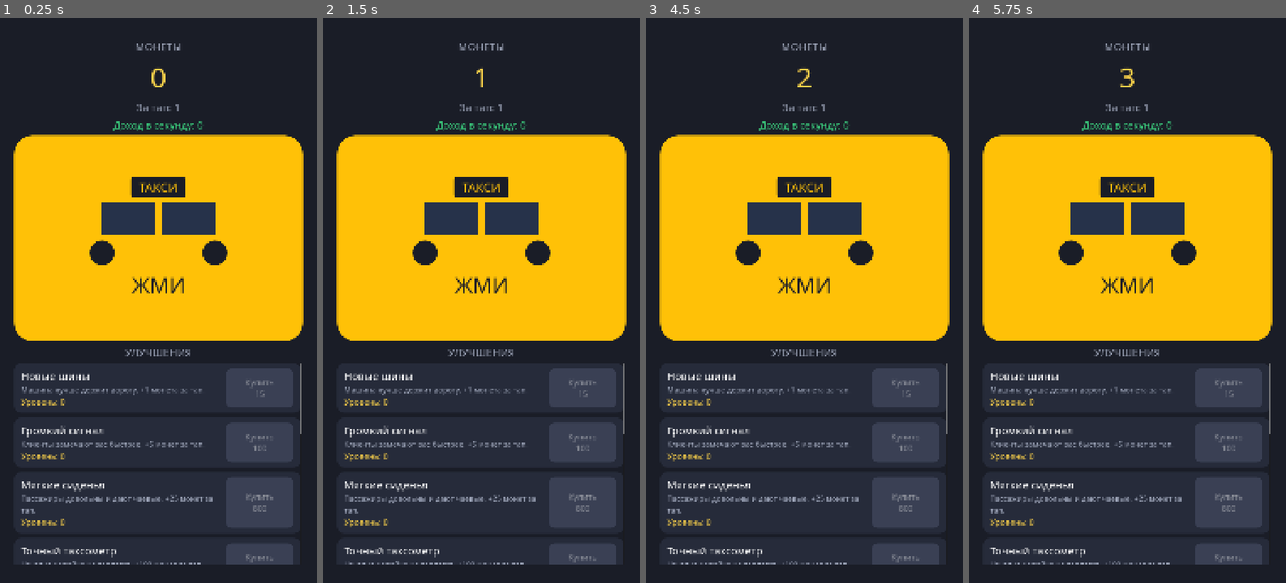
Above: before the commit, frames 1-4 (left to right).
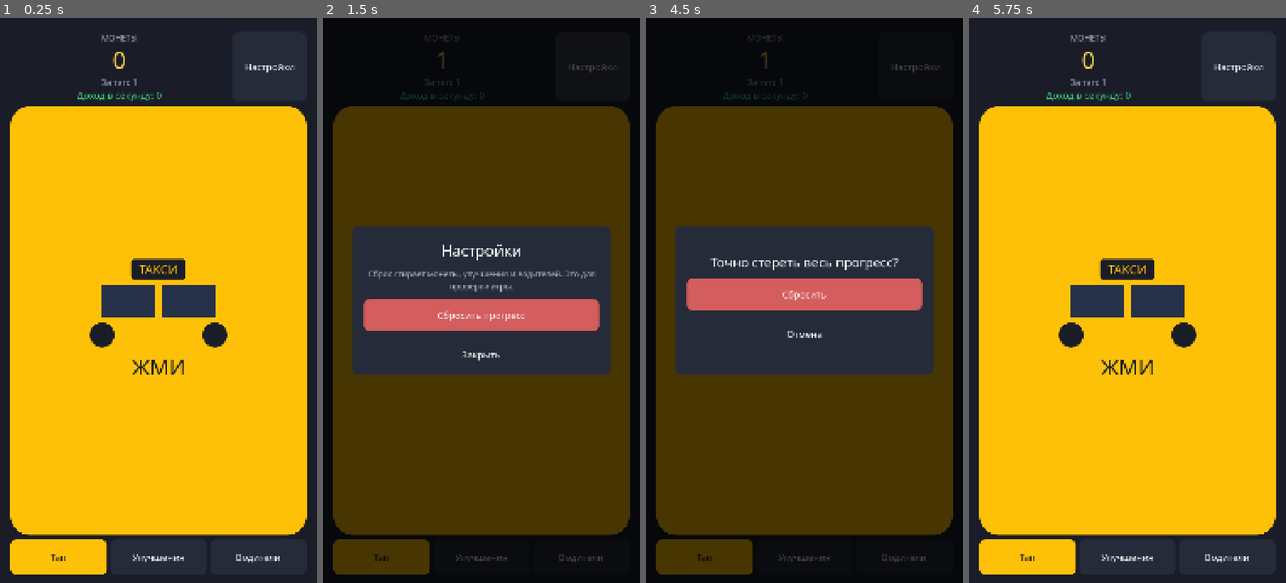
Above: after the commit, the same moments.

Repository: bogdan22807/play1
Game: Godot game, scene res://scenes/main.tscn
Two runs of this game, one before a commit and one after it. Both use one fixed random seed, a clock stepped at 60 frames per second and the inputs below.
Inputs (mouse positions are in pixels of both pictures, inside the frame that each line leads up to; where the layout moved, square brackets give the same spot in the first picture):
- Up to frame 1 (0.25 s): no input
- Up to frame 2 (1.5 s): click (481, 323) [481, 238] at 0.5 s; click (592, 68) at 1.25 s, where only the run after the commit has a clickable "Настройки"
- Up to frame 3 (4.5 s): click (706, 554) at 2 s, where only the run after the commit has a clickable "Тап"; click (804, 554) at 2.75 s, where only the run after the commit has a clickable "Улучшения"; click (902, 554) at 3.5 s, where only the run after the commit has a clickable "Водители"; click (804, 317) at 4.25 s, where only the run after the commit has a clickable "Сбросить прогресс"
- Up to frame 4 (5.75 s): click (1127, 294) at 5 s, where only the run after the commit has a clickable "Сбросить"

The runs differ from the first frame. In frame 1, 48% of the frame differs, in the area x 3-97%, y 3-99%; in frame 2, 90%; in frame 3, 90%, in the area x 0-100%, y 0-100%; in frame 4, 48%.

Commit message:
Вкладки, анимация тапа и сброс прогресса.
Внизу экрана переключение Тап / Улучшения / Водители. Тап пружинит и показывает +N. В настройках можно стереть сохранение.

Co-authored-by: bogdan22807 <bogdan22807@users.noreply.github.com>

Diff:
--- a/autoload/game_state.gd
+++ b/autoload/game_state.gd
@@ -12,6 +12,8 @@
 signal drivers_changed
 ## Изменился пассивный доход в секунду.
 signal income_changed(income: float)
+## Пора показать окно «Пока вас не было».
+signal offline_reward_ready
 
 ## Сколько монет даёт тап без улучшений.
 const BASE_TAP_POWER: float = 1.0
@@ -21,6 +23,10 @@
 const MAX_INCOME_STEP := 1.0
 const SAVE_PATH := "user://save.json"
 const AUTOSAVE_SECONDS := 10.0
+## Доход копится не дольше 8 часов отсутствия.
+const MAX_OFFLINE_SECONDS := 8.0 * 60.0 * 60.0
+## Короткий перезапуск не показывает окно.
+const MIN_OFFLINE_SECONDS := 5
 
 ## Текущие монеты игрока.
 var coins: float = 0.0
@@ -32,9 +38,15 @@
 ## id водителя -> сколько таких водителей нанято.
 var _driver_counts: Dictionary = {}
 var _income_per_second: float = 0.0
-## Время последнего сохранения. Нужно, чтобы потом посчитать офлайн-доход.
+## Время последнего сохранения. От него считаем, сколько игра не работала.
 var _last_exit_unix: int = 0
 var _autosave_left: float = AUTOSAVE_SECONDS
+## Награда за отсутствие. В монеты попадает только после кнопки «Забрать».
+var _offline_coins: float = 0.0
+var _offline_seconds: float = 0.0
+var _offline_capped: bool = false
+## Телефон свернули: пока игра на паузе, доход в _process не капает.
+var _paused_in_background: bool = false
 
 
 func _ready() -> void:
@@ -64,8 +76,21 @@
 
 ## Сворачивание, уход в фон и закрытие окна сразу пишут сохранение.
 func _notification(what: int) -> void:
+	if what == NOTIFICATION_APPLICATION_PAUSED:
+		_paused_in_background = true
+		save_game()
+		return
+	if what == NOTIFICATION_APPLICATION_RESUMED and _paused_in_background:
+		_paused_in_background = false
+		# Пока игра была свёрнута, _process не шёл. Догоняем это время один раз.
+		_refresh_offline_reward()
+		if _fold_offline_dust():
+			coins_changed.emit(coins)
+		if has_offline_reward():
+			offline_reward_ready.emit()
+		save_game()
+		return
 	if what == NOTIFICATION_WM_CLOSE_REQUEST \
-			or what == NOTIFICATION_APPLICATION_PAUSED \
 			or what == NOTIFICATION_APPLICATION_FOCUS_OUT \
 			or what == NOTIFICATION_WM_WINDOW_FOCUS_OUT \
 			or what == NOTIFICATION_WM_GO_BACK_REQUEST:
@@ -174,7 +199,53 @@
 	return _income_per_second
 
 
-func _recalc_income() -> void:
+func has_offline_reward() -> bool:
+	return _offline_coins >= 1.0
+
+
+func get_offline_coins() -> float:
+	return _offline_coins
+
+
+func get_offline_seconds() -> float:
+	return _offline_seconds
+
+
+func is_offline_capped() -> bool:
+	return _offline_capped
+
+
+## Стирает прогресс и сразу записывает пустое сохранение. Кнопка лежит в настройках.
+func reset_progress() -> void:
+	coins = 0.0
+	_upgrade_levels.clear()
+	_driver_counts.clear()
+	_offline_coins = 0.0
+	_offline_seconds = 0.0
+	_offline_capped = false
+	_recalc_income()
+	coins_changed.emit(coins)
+	tap_power_changed.emit(get_tap_power())
+	upgrades_changed.emit()
+	drivers_changed.emit()
+	save_game()
+
+
+## Игрок нажал «Забрать». До этого момента монеты за отсутствие только ждут.
+func collect_offline_reward() -> float:
+	var amount: float = _offline_coins
+	if amount <= 0.0:
+		return 0.0
+	coins += amount
+	_offline_coins = 0.0
+	_offline_seconds = 0.0
+	_offline_capped = false
+	coins_changed.emit(coins)
+	save_game()
+	return amount
+
+
+func _sum_income() -> float:
 	var total: float = 0.0
 	for raw: Variant in _driver_defs:
 		if typeof(raw) != TYPE_DICTIONARY:
@@ -183,8 +254,50 @@
 		var driver_id: String = str(info.get("id", ""))
 		var per_second: float = float(info.get("income_per_second", 0))
 		total += per_second * float(get_driver_count(driver_id))
-	_income_per_second = total
+	return total
+
+
+func _recalc_income() -> void:
+	_income_per_second = _sum_income()
 	income_changed.emit(_income_per_second)
+
+
+## Считает награду: старое ожидание плюс время с последнего сохранения, но не больше 8 часов.
+func _refresh_offline_reward(saved_coins: float = -1.0, saved_seconds: float = -1.0) -> void:
+	var base_coins: float = _offline_coins if saved_coins < 0.0 else saved_coins
+	var base_seconds: float = _offline_seconds if saved_seconds < 0.0 else saved_seconds
+	var gap: int = 0
+	if _last_exit_unix > 0:
+		gap = int(Time.get_unix_time_from_system()) - _last_exit_unix
+		if gap < 0:
+			gap = 0
+	var total_seconds: float = base_seconds + float(gap)
+	_offline_capped = total_seconds > MAX_OFFLINE_SECONDS
+	if _offline_capped:
+		total_seconds = MAX_OFFLINE_SECONDS
+	var income: float = _sum_income()
+	if total_seconds < float(MIN_OFFLINE_SECONDS) or income <= 0.0:
+		if base_coins >= 1.0:
+			_offline_coins = base_coins
+			_offline_seconds = base_seconds
+			return
+		_offline_coins = 0.0
+		_offline_seconds = 0.0
+		_offline_capped = false
+		return
+	_offline_seconds = total_seconds
+	_offline_coins = income * total_seconds
+
+
+## Копейки за пару секунд кладём в кошелёк без окна.
+func _fold_offline_dust() -> bool:
+	if _offline_coins <= 0.0 or _offline_coins >= 1.0:
+		return false
+	coins += _offline_coins
+	_offline_coins = 0.0
+	_offline_seconds = 0.0
+	_offline_capped = false
+	return true
 
 
 func _scaled_cost(base_cost: float, growth: float, owned: int) -> float:
@@ -216,6 +329,8 @@
 		"upgrades": _upgrade_levels.duplicate(),
 		"drivers": _driver_counts.duplicate(),
 		"last_exit_unix": _last_exit_unix,
+		"pending_offline_coins": _offline_coins,
+		"pending_offline_seconds": _offline_seconds,
 	}
 	var file := FileAccess.open(SAVE_PATH, FileAccess.WRITE)
 	if file == null:
@@ -243,6 +358,10 @@
 	_upgrade_levels = _read_count_dict(data.get("upgrades", {}))
 	_driver_counts = _read_count_dict(data.get("drivers", {}))
 	_last_exit_unix = maxi(0, int(data.get("last_exit_unix", 0)))
+	var saved_offline: float = maxf(0.0, float(data.get("pending_offline_coins", 0)))
+	var saved_seconds: float = maxf(0.0, float(data.get("pending_offline_seconds", 0)))
+	_refresh_offline_reward(saved_offline, saved_seconds)
+	_fold_offline_dust()
 
 
 func _read_count_dict(raw: Variant) -> Dictionary:
--- a/scripts/main.gd
+++ b/scripts/main.gd
@@ -15,16 +15,34 @@
 const COLOR_BUY_PRESSED := Color("2c63d6")
 const COLOR_DISABLED := Color("3a4054")
 const COLOR_INCOME := Color("3ddc84")
+const COLOR_DANGER := Color("d45d5d")
+
+const PAGE_TAP := 0
+const PAGE_UPGRADES := 1
+const PAGE_DRIVERS := 2
 
 var _coins_label: Label
 var _tap_label: Label
 var _income_label: Label
 var _taxi_button: Button
+var _tap_page: Control
+var _upgrades_page: Control
+var _drivers_page: Control
 var _upgrade_list: VBoxContainer
+var _driver_list: VBoxContainer
+var _tab_buttons: Array[Button] = []
+var _float_layer: Control
+var _tap_tween: Tween
+var _settings_layer: Control
+var _settings_menu: VBoxContainer
+var _settings_confirm: VBoxContainer
 ## id улучшения -> подписи и кнопка этой строки.
 var _upgrade_rows: Dictionary = {}
 ## id водителя -> подписи и кнопка этой строки.
 var _driver_rows: Dictionary = {}
+var _offline_layer: Control
+var _offline_label: Label
+var _offline_time_label: Label
 
 
 func _ready() -> void:
@@ -35,12 +53,14 @@
 	GameState.upgrades_changed.connect(_on_upgrades_changed)
 	GameState.drivers_changed.connect(_on_drivers_changed)
 	GameState.income_changed.connect(_on_income_changed)
+	GameState.offline_reward_ready.connect(_show_offline_popup)
 	# Сигнал из автозагрузки мог прийти раньше, чем экран подписался. Берём числа ещё раз.
 	_on_coins_changed(GameState.coins)
 	_on_tap_power_changed(GameState.get_tap_power())
 	_on_income_changed(GameState.get_income_per_second())
 	_refresh_upgrades()
 	_refresh_drivers()
+	_show_offline_popup()
 
 
 func _apply_theme() -> void:
@@ -71,71 +91,151 @@
 
 	var margin := MarginContainer.new()
 	margin.set_anchors_and_offsets_preset(Control.PRESET_FULL_RECT)
-	margin.add_theme_constant_override("margin_left", 48)
-	margin.add_theme_constant_override("margin_right", 48)
-	margin.add_theme_constant_override("margin_top", 72)
-	margin.add_theme_constant_override("margin_bottom", 64)
+	margin.add_theme_constant_override("margin_left", 36)
+	margin.add_theme_constant_override("margin_right", 36)
+	margin.add_theme_constant_override("margin_top", 48)
+	margin.add_theme_constant_override("margin_bottom", 28)
 	add_child(margin)
 
 	var column := VBoxContainer.new()
 	column.size_flags_horizontal = Control.SIZE_EXPAND_FILL
 	column.size_flags_vertical = Control.SIZE_EXPAND_FILL
-	column.add_theme_constant_override("separation", 12)
+	column.add_theme_constant_override("separation", 16)
 	margin.add_child(column)
+
+	column.add_child(_build_header())
+
+	var pages := Control.new()
+	pages.size_flags_horizontal = Control.SIZE_EXPAND_FILL
+	pages.size_flags_vertical = Control.SIZE_EXPAND_FILL
+	column.add_child(pages)
+
+	_tap_page = _build_tap_page()
+	_tap_page.set_anchors_and_offsets_preset(Control.PRESET_FULL_RECT)
+	pages.add_child(_tap_page)
+
+	_upgrades_page = _build_scroll_page()
+	_upgrades_page.set_anchors_and_offsets_preset(Control.PRESET_FULL_RECT)
+	pages.add_child(_upgrades_page)
+	_upgrade_list = _upgrades_page.get_child(0).get_child(0) as VBoxContainer
+	_build_upgrade_rows()
+
+	_drivers_page = _build_scroll_page()
+	_drivers_page.set_anchors_and_offsets_preset(Control.PRESET_FULL_RECT)
+	pages.add_child(_drivers_page)
+	_driver_list = _drivers_page.get_child(0).get_child(0) as VBoxContainer
+	_build_driver_rows()
+
+	column.add_child(_build_tab_bar())
+	_show_page(PAGE_TAP)
+	_build_settings_popup()
+	_build_offline_popup()
+
+
+func _build_header() -> HBoxContainer:
+	var header := HBoxContainer.new()
+	header.add_theme_constant_override("separation", 16)
+	header.alignment = BoxContainer.ALIGNMENT_CENTER
+
+	var text_box := VBoxContainer.new()
+	text_box.size_flags_horizontal = Control.SIZE_EXPAND_FILL
+	text_box.add_theme_constant_override("separation", 0)
+	header.add_child(text_box)
 
 	var caption := Label.new()
 	caption.text = "МОНЕТЫ"
 	caption.horizontal_alignment = HORIZONTAL_ALIGNMENT_CENTER
-	caption.add_theme_font_size_override("font_size", 36)
+	caption.add_theme_font_size_override("font_size", 28)
 	caption.add_theme_color_override("font_color", COLOR_MUTED)
-	column.add_child(caption)
+	text_box.add_child(caption)
 
 	_coins_label = Label.new()
 	_coins_label.horizontal_alignment = HORIZONTAL_ALIGNMENT_CENTER
-	_coins_label.add_theme_font_size_override("font_size", 96)
+	_coins_label.add_theme_font_size_override("font_size", 80)
 	_coins_label.add_theme_color_override("font_color", COLOR_GOLD)
-	column.add_child(_coins_label)
+	text_box.add_child(_coins_label)
 
 	_tap_label = Label.new()
 	_tap_label.horizontal_alignment = HORIZONTAL_ALIGNMENT_CENTER
-	_tap_label.add_theme_font_size_override("font_size", 36)
+	_tap_label.add_theme_font_size_override("font_size", 30)
 	_tap_label.add_theme_color_override("font_color", COLOR_MUTED)
-	column.add_child(_tap_label)
+	text_box.add_child(_tap_label)
 
 	_income_label = Label.new()
 	_income_label.horizontal_alignment = HORIZONTAL_ALIGNMENT_CENTER
-	_income_label.add_theme_font_size_override("font_size", 34)
+	_income_label.add_theme_font_size_override("font_size", 32)
 	_income_label.add_theme_color_override("font_color", COLOR_INCOME)
-	column.add_child(_income_label)
-
+	text_box.add_child(_income_label)
+
+	var settings_button := Button.new()
+	settings_button.text = "Настройки"
+	settings_button.custom_minimum_size = Vector2(250, 120)
+	settings_button.focus_mode = Control.FOCUS_NONE
+	_style_plain_button(settings_button, COLOR_PANEL)
+	settings_button.add_theme_color_override("font_color", Color.WHITE)
+	settings_button.add_theme_color_override("font_hover_color", Color.WHITE)
+	settings_button.add_theme_color_override("font_pressed_color", Color.WHITE)
+	settings_button.pressed.connect(_open_settings)
+	header.add_child(settings_button)
+	return header
+
+
+func _build_tap_page() -> Control:
+	var page := Control.new()
 	_taxi_button = Button.new()
 	_taxi_button.action_mode = BaseButton.ACTION_MODE_BUTTON_PRESS
-	_taxi_button.custom_minimum_size = Vector2(0, 700)
+	_taxi_button.set_anchors_and_offsets_preset(Control.PRESET_FULL_RECT)
 	_taxi_button.focus_mode = Control.FOCUS_NONE
 	_style_taxi_button(_taxi_button)
 	_taxi_button.pressed.connect(_on_taxi_pressed)
-	column.add_child(_taxi_button)
+	_taxi_button.resized.connect(_on_taxi_resized)
+	page.add_child(_taxi_button)
 	_build_taxi_face(_taxi_button)
 
-	var upgrades_title := Label.new()
-	upgrades_title.text = "УЛУЧШЕНИЯ"
-	upgrades_title.horizontal_alignment = HORIZONTAL_ALIGNMENT_CENTER
-	upgrades_title.add_theme_font_size_override("font_size", 36)
-	upgrades_title.add_theme_color_override("font_color", COLOR_MUTED)
-	column.add_child(upgrades_title)
-
+	_float_layer = Control.new()
+	_float_layer.set_anchors_and_offsets_preset(Control.PRESET_FULL_RECT)
+	_float_layer.mouse_filter = Control.MOUSE_FILTER_IGNORE
+	page.add_child(_float_layer)
+	return page
+
+
+func _build_scroll_page() -> Control:
+	var page := Control.new()
 	var scroll := ScrollContainer.new()
-	scroll.size_flags_horizontal = Control.SIZE_EXPAND_FILL
-	scroll.size_flags_vertical = Control.SIZE_EXPAND_FILL
+	scroll.set_anchors_and_offsets_preset(Control.PRESET_FULL_RECT)
 	scroll.horizontal_scroll_mode = ScrollContainer.SCROLL_MODE_DISABLED
-	column.add_child(scroll)
-
-	_upgrade_list = VBoxContainer.new()
-	_upgrade_list.size_flags_horizontal = Control.SIZE_EXPAND_FILL
-	_upgrade_list.add_theme_constant_override("separation", 16)
-	scroll.add_child(_upgrade_list)
-	_build_upgrade_rows()
-	_build_driver_rows()
+	page.add_child(scroll)
+
+	var list := VBoxContainer.new()
+	list.size_flags_horizontal = Control.SIZE_EXPAND_FILL
+	list.add_theme_constant_override("separation", 16)
+	scroll.add_child(list)
+	return page
+
+
+func _build_tab_bar() -> HBoxContainer:
+	var bar := HBoxContainer.new()
+	bar.add_theme_constant_override("separation", 12)
+	_tab_buttons = [
+		_make_tab("Тап"),
+		_make_tab("Улучшения"),
+		_make_tab("Водители"),
+	]
+	for index in _tab_buttons.size():
+		var button: Button = _tab_buttons[index]
+		button.pressed.connect(_show_page.bind(index))
+		bar.add_child(button)
+	return bar
+
+
+func _make_tab(title: String) -> Button:
+	var button := Button.new()
+	button.text = title
+	button.size_flags_horizontal = Control.SIZE_EXPAND_FILL
+	button.custom_minimum_size = Vector2(0, 120)
+	button.focus_mode = Control.FOCUS_NONE
+	button.add_theme_font_size_override("font_size", 32)
+	return button
 
 
 func _style_taxi_button(button: Button) -> void:
@@ -244,20 +344,13 @@
 
 
 func _build_driver_rows() -> void:
-	var title := Label.new()
-	title.text = "ВОДИТЕЛИ"
-	title.horizontal_alignment = HORIZONTAL_ALIGNMENT_CENTER
-	title.add_theme_font_size_override("font_size", 36)
-	title.add_theme_color_override("font_color", COLOR_MUTED)
-	_upgrade_list.add_child(title)
-
 	var hint := Label.new()
 	hint.text = "Водители приносят монеты сами, даже если не нажимать на такси."
 	hint.autowrap_mode = TextServer.AUTOWRAP_WORD_SMART
 	hint.horizontal_alignment = HORIZONTAL_ALIGNMENT_CENTER
 	hint.add_theme_font_size_override("font_size", 26)
 	hint.add_theme_color_override("font_color", COLOR_MUTED)
-	_upgrade_list.add_child(hint)
+	_driver_list.add_child(hint)
 
 	for raw: Variant in GameState.get_drivers():
 		if typeof(raw) != TYPE_DICTIONARY:
@@ -266,7 +359,7 @@
 		var driver_id: String = str(info.get("id", ""))
 		if driver_id == "":
 			continue
-		_upgrade_list.add_child(_make_driver_row(driver_id, info))
+		_driver_list.add_child(_make_driver_row(driver_id, info))
 
 
 func _make_driver_row(driver_id: String, info: Dictionary) -> PanelContainer:
@@ -399,8 +492,265 @@
 	return style
 
 
+func _build_offline_popup() -> void:
+	_offline_layer = Control.new()
+	_offline_layer.set_anchors_and_offsets_preset(Control.PRESET_FULL_RECT)
+	_offline_layer.visible = false
+	_offline_layer.mouse_filter = Control.MOUSE_FILTER_STOP
+	add_child(_offline_layer)
+
+	var dim := ColorRect.new()
+	dim.color = Color(0, 0, 0, 0.72)
+	dim.set_anchors_and_offsets_preset(Control.PRESET_FULL_RECT)
+	dim.mouse_filter = Control.MOUSE_FILTER_IGNORE
+	_offline_layer.add_child(dim)
+
+	var center := CenterContainer.new()
+	center.set_anchors_and_offsets_preset(Control.PRESET_FULL_RECT)
+	center.mouse_filter = Control.MOUSE_FILTER_IGNORE
+	_offline_layer.add_child(center)
+
+	var panel := PanelContainer.new()
+	panel.custom_minimum_size = Vector2(880, 0)
+	var style := _panel_style()
+	style.content_margin_left = 40
+	style.content_margin_right = 40
+	style.content_margin_top = 48
+	style.content_margin_bottom = 40
+	panel.add_theme_stylebox_override("panel", style)
+	center.add_child(panel)
+
+	var box := VBoxContainer.new()
+	box.add_theme_constant_override("separation", 28)
+	panel.add_child(box)
+
+	_offline_label = Label.new()
+	_offline_label.autowrap_mode = TextServer.AUTOWRAP_WORD_SMART
+	_offline_label.horizontal_alignment = HORIZONTAL_ALIGNMENT_CENTER
+	_offline_label.add_theme_font_size_override("font_size", 48)
+	box.add_child(_offline_label)
+
+	_offline_time_label = Label.new()
+	_offline_time_label.autowrap_mode = TextServer.AUTOWRAP_WORD_SMART
+	_offline_time_label.horizontal_alignment = HORIZONTAL_ALIGNMENT_CENTER
+	_offline_time_label.add_theme_font_size_override("font_size", 30)
+	_offline_time_label.add_theme_color_override("font_color", COLOR_MUTED)
+	box.add_child(_offline_time_label)
+
+	var collect_button := Button.new()
+	collect_button.text = "Забрать"
+	collect_button.custom_minimum_size = Vector2(0, 120)
+	collect_button.focus_mode = Control.FOCUS_NONE
+	_style_buy_button(collect_button)
+	collect_button.add_theme_font_size_override("font_size", 40)
+	collect_button.pressed.connect(_on_collect_offline)
+	box.add_child(collect_button)
+
+
+func _show_offline_popup() -> void:
+	if not GameState.has_offline_reward():
+		_offline_layer.visible = false
+		return
+	var amount: float = GameState.get_offline_coins()
+	_offline_label.text = "Пока вас не было, заработано %s" % GameState.format_number(amount)
+	_offline_time_label.text = _offline_time_text()
+	_offline_layer.visible = true
+
+
+func _offline_time_text() -> String:
+	var text := "Вас не было: %s" % _format_duration(GameState.get_offline_seconds())
+	if GameState.is_offline_capped():
+		text += "\nНачислено за 8 часов — это максимум."
+	return text
+
+
+func _format_duration(seconds: float) -> String:
+	var total: int = maxi(0, int(seconds))
+	var hours: int = total / 3600
+	var minutes: int = (total % 3600) / 60
+	if hours > 0 and minutes == 0:
+		return "%d ч" % hours
+	if hours > 0:
+		return "%d ч %d мин" % [hours, minutes]
+	if minutes > 0:
+		return "%d мин" % minutes
+	return "%d сек" % total
+
+
+func _on_collect_offline() -> void:
+	GameState.collect_offline_reward()
+	_offline_layer.visible = false
+
+
+func _on_taxi_resized() -> void:
+	_taxi_button.pivot_offset = _taxi_button.size * 0.5
+
+
 func _on_taxi_pressed() -> void:
-	GameState.tap()
+	var gained: float = GameState.tap()
+	_play_tap_animation()
+	_spawn_floating_gain(gained)
+
+
+## Кнопка чуть сжимается и пружинит обратно.
+func _play_tap_animation() -> void:
+	_on_taxi_resized()
+	if _tap_tween != null and _tap_tween.is_valid():
+		_tap_tween.kill()
+	_taxi_button.scale = Vector2(0.94, 0.94)
+	_tap_tween = create_tween()
+	_tap_tween.tween_property(_taxi_button, "scale", Vector2.ONE, 0.18) \
+		.set_trans(Tween.TRANS_BACK).set_ease(Tween.EASE_OUT)
+
+
+## Над такси всплывает «+N» и тает.
+func _spawn_floating_gain(amount: float) -> void:
+	var label := Label.new()
+	label.text = "+%s" % GameState.format_number(amount)
+	label.horizontal_alignment = HORIZONTAL_ALIGNMENT_CENTER
+	label.mouse_filter = Control.MOUSE_FILTER_IGNORE
+	label.add_theme_font_size_override("font_size", 72)
+	label.add_theme_color_override("font_color", COLOR_INK)
+	label.custom_minimum_size = Vector2(320, 90)
+	_float_layer.add_child(label)
+
+	var center: Vector2 = _taxi_button.get_global_rect().get_center()
+	var local: Vector2 = _float_layer.get_global_transform().affine_inverse() * center
+	var jitter: float = randf_range(-70.0, 70.0)
+	# Выше шашечки, в пустом жёлтом поле, чтобы цифры не закрывали машину.
+	label.position = Vector2(local.x - 160.0 + jitter, local.y - 520.0)
+
+	var float_tween := create_tween()
+	float_tween.set_parallel(true)
+	float_tween.tween_property(label, "position:y", label.position.y - 160.0, 0.7) \
+		.set_trans(Tween.TRANS_QUAD).set_ease(Tween.EASE_OUT)
+	float_tween.tween_property(label, "modulate:a", 0.0, 0.7)
+	float_tween.chain().tween_callback(label.queue_free)
+
+
+func _show_page(page: int) -> void:
+	_tap_page.visible = page == PAGE_TAP
+	_upgrades_page.visible = page == PAGE_UPGRADES
+	_drivers_page.visible = page == PAGE_DRIVERS
+	for index in _tab_buttons.size():
+		var button: Button = _tab_buttons[index]
+		var active: bool = index == page
+		var background: Color = COLOR_TAXI if active else COLOR_PANEL
+		var font_color: Color = COLOR_INK if active else Color.WHITE
+		_style_plain_button(button, background)
+		button.add_theme_color_override("font_color", font_color)
+		button.add_theme_color_override("font_hover_color", font_color)
+		button.add_theme_color_override("font_pressed_color", font_color)
+
+
+func _style_plain_button(button: Button, color: Color) -> void:
+	button.add_theme_stylebox_override("normal", _button_style(color))
+	button.add_theme_stylebox_override("hover", _button_style(color.lightened(0.08)))
+	button.add_theme_stylebox_override("pressed", _button_style(color.darkened(0.08)))
+	button.add_theme_stylebox_override("focus", _button_style(color))
+	button.add_theme_font_size_override("font_size", 32)
+
+
+func _open_settings() -> void:
+	_settings_menu.visible = true
+	_settings_confirm.visible = false
+	_settings_layer.visible = true
+
+
+func _close_settings() -> void:
+	_settings_layer.visible = false
+
+
+func _ask_reset() -> void:
+	_settings_menu.visible = false
+	_settings_confirm.visible = true
+
+
+func _confirm_reset() -> void:
+	GameState.reset_progress()
+	_close_settings()
+	_show_page(PAGE_TAP)
+	if _offline_layer != null:
+		_offline_layer.visible = false
+
+
+func _build_settings_popup() -> void:
+	_settings_layer = Control.new()
+	_settings_layer.set_anchors_and_offsets_preset(Control.PRESET_FULL_RECT)
+	_settings_layer.visible = false
+	_settings_layer.mouse_filter = Control.MOUSE_FILTER_STOP
+	add_child(_settings_layer)
+
+	var dim := ColorRect.new()
+	dim.color = Color(0, 0, 0, 0.72)
+	dim.set_anchors_and_offsets_preset(Control.PRESET_FULL_RECT)
+	dim.mouse_filter = Control.MOUSE_FILTER_IGNORE
+	_settings_layer.add_child(dim)
+
+	var center := CenterContainer.new()
+	center.set_anchors_and_offsets_preset(Control.PRESET_FULL_RECT)
+	center.mouse_filter = Control.MOUSE_FILTER_IGNORE
+	_settings_layer.add_child(center)
+
+	var panel := PanelContainer.new()
+	panel.custom_minimum_size = Vector2(880, 0)
+	var style := _panel_style()
+	style.content_margin_left = 40
+	style.content_margin_right = 40
+	style.content_margin_top = 48
+	style.content_margin_bottom = 40
+	panel.add_theme_stylebox_override("panel", style)
+	center.add_child(panel)
+
+	var stack := Control.new()
+	stack.custom_minimum_size = Vector2(800, 420)
+	panel.add_child(stack)
+
+	_settings_menu = VBoxContainer.new()
+	_settings_menu.set_anchors_and_offsets_preset(Control.PRESET_FULL_RECT)
+	_settings_menu.add_theme_constant_override("separation", 24)
+	_settings_menu.alignment = BoxContainer.ALIGNMENT_CENTER
+	stack.add_child(_settings_menu)
+	_settings_menu.add_child(_make_center_label("Настройки", 52, Color.WHITE))
+	var hint := _make_center_label("Сброс стирает монеты, улучшения и водителей. Это для проверки игры.", 28, COLOR_MUTED)
+	hint.autowrap_mode = TextServer.AUTOWRAP_WORD_SMART
+	_settings_menu.add_child(hint)
+	_settings_menu.add_child(_make_settings_button("Сбросить прогресс", COLOR_DANGER, _ask_reset))
+	_settings_menu.add_child(_make_settings_button("Закрыть", COLOR_PANEL, _close_settings))
+
+	_settings_confirm = VBoxContainer.new()
+	_settings_confirm.set_anchors_and_offsets_preset(Control.PRESET_FULL_RECT)
+	_settings_confirm.add_theme_constant_override("separation", 24)
+	_settings_confirm.alignment = BoxContainer.ALIGNMENT_CENTER
+	_settings_confirm.visible = false
+	stack.add_child(_settings_confirm)
+	var question := _make_center_label("Точно стереть весь прогресс?", 44, Color.WHITE)
+	question.autowrap_mode = TextServer.AUTOWRAP_WORD_SMART
+	_settings_confirm.add_child(question)
+	_settings_confirm.add_child(_make_settings_button("Сбросить", COLOR_DANGER, _confirm_reset))
+	_settings_confirm.add_child(_make_settings_button("Отмена", COLOR_PANEL, _open_settings))
+
+
+func _make_center_label(text: String, font_size: int, color: Color) -> Label:
+	var label := Label.new()
+	label.text = text
+	label.horizontal_alignment = HORIZONTAL_ALIGNMENT_CENTER
+	label.add_theme_font_size_override("font_size", font_size)
+	label.add_theme_color_override("font_color", color)
+	return label
+
+
+func _make_settings_button(text: String, color: Color, callback: Callable) -> Button:
+	var button := Button.new()
+	button.text = text
+	button.custom_minimum_size = Vector2(0, 110)
+	button.focus_mode = Control.FOCUS_NONE
+	_style_plain_button(button, color)
+	button.add_theme_color_override("font_color", Color.WHITE)
+	button.add_theme_color_override("font_hover_color", Color.WHITE)
+	button.add_theme_color_override("font_pressed_color", Color.WHITE)
+	button.pressed.connect(callback)
+	return button
 
 
 func _on_buy_upgrade(upgrade_id: String) -> void:
